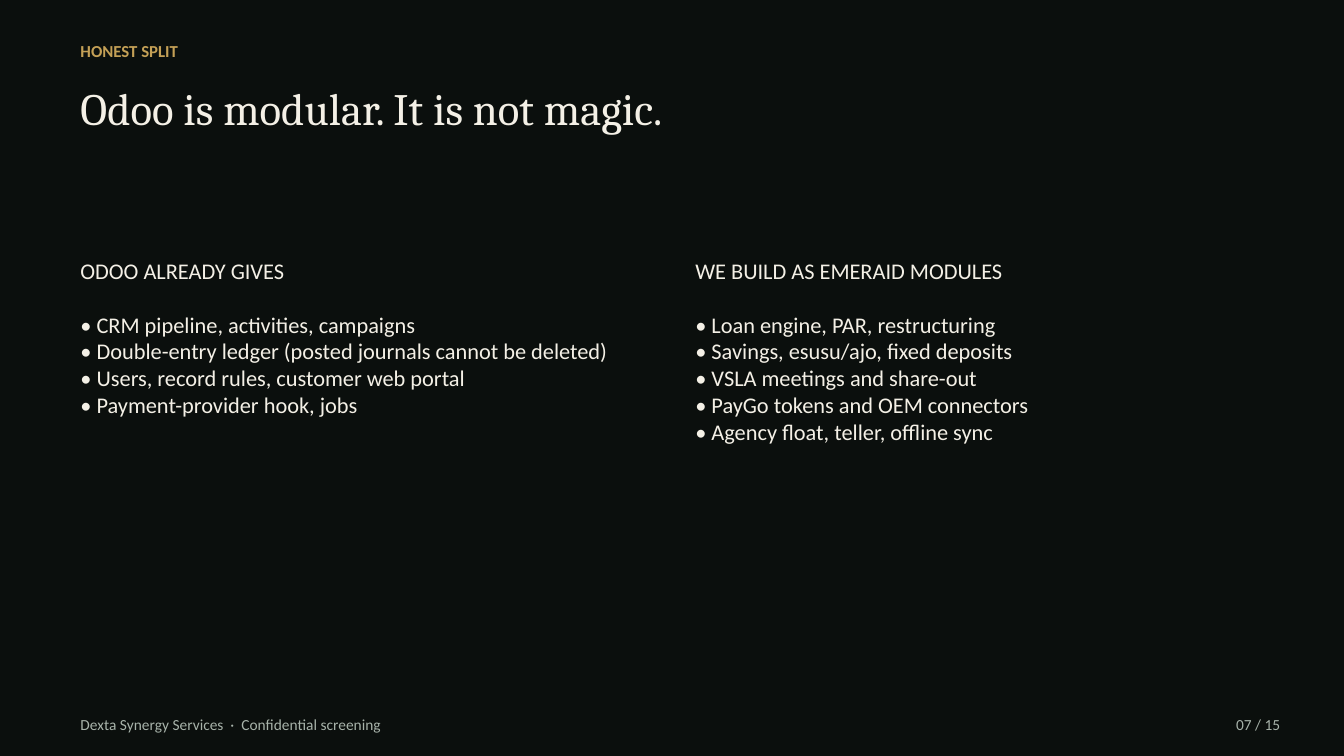
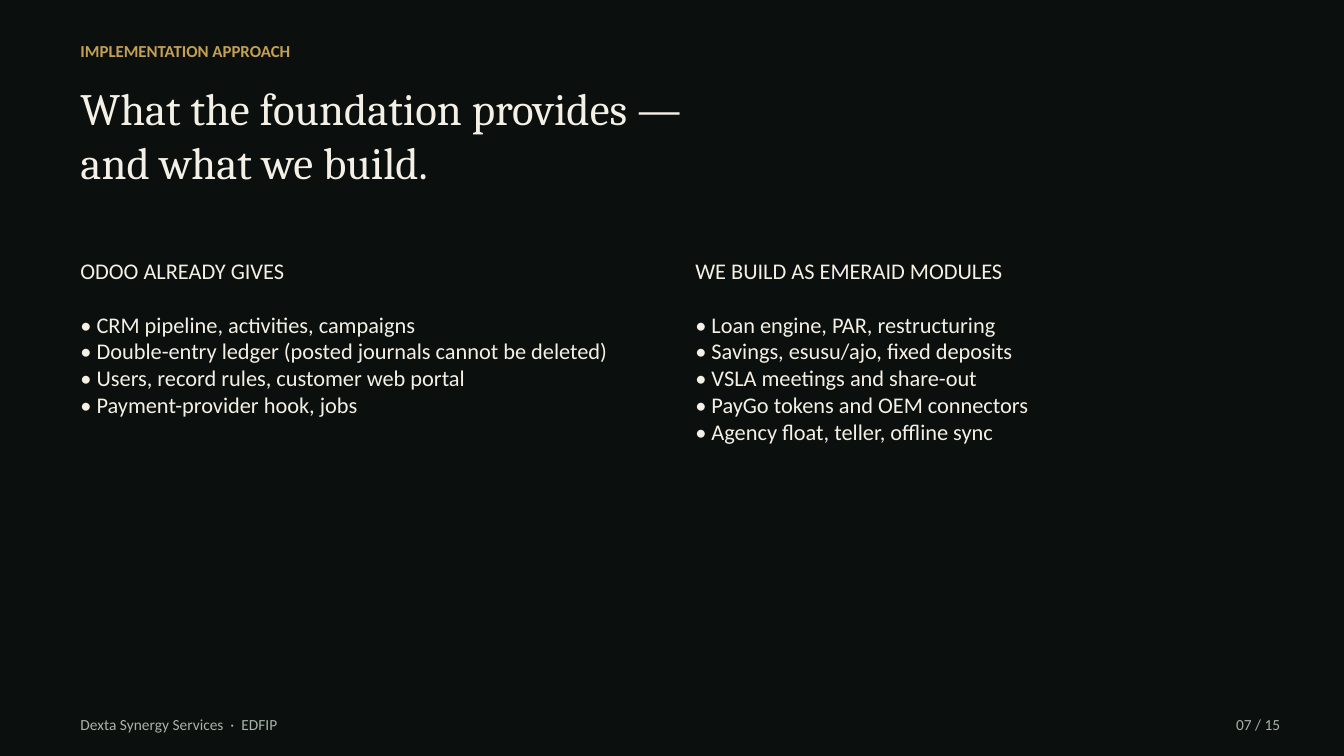
Before and after one commit to hanson1997/test, a slide deck: slide 7 of edfip-screening/EDFIP_Screening_Dexta.pptx. Drawn at 1344x756 pixels with LibreOffice and Linux fonts; fonts in the diff are those of the drawing. Boxes give left, top, right and bottom in pixels: in the first picture for what was removed or moved away, otherwise in the second. Text is boxed around its words. In the diff, an @@ line names an element or a change of style, - is before the commit and + after.

```diff
--- a/edfip-screening/EDFIP_Screening_Dexta.pptx
+++ b/edfip-screening/EDFIP_Screening_Dexta.pptx
@@ text at (80,46,290,57): text changed @@
-HONEST SPLIT
+IMPLEMENTATION APPROACH
@@ text at (80,93,627,180): text changed @@
-Odoo is modular. It is not magic.
+What the foundation provides —
+and what we build.
@@ text at (80,719,277,733): text changed @@
-Dexta Synergy Services · Confidential screening
+Dexta Synergy Services · EDFIP
```
Also in this commit, not shown: 14 other slides changed, 4 other files.
